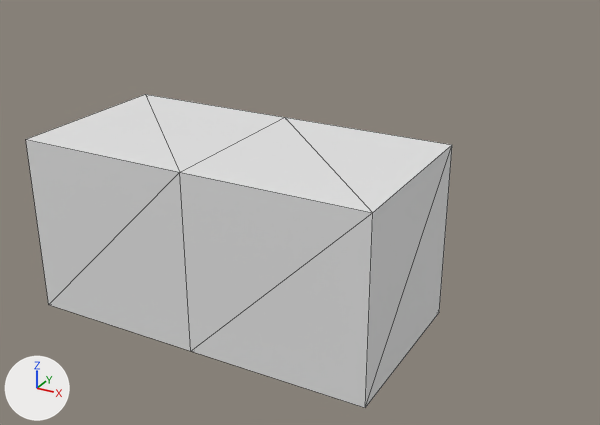
The Blender file RnD/scenes/GLD_scripting.blend as it was, and as the next commit left it.
The view is the same before and after, from a 50 mm lens placed at (5.56, -6.93, 3.82), pointed at (0.53, 2.21, -0.75). The axes (+X, +Y, +Z) are drawn at lower left. The lights are the same throughout. The picture after the commit comes second. Mesh edges are drawn as thin lines.
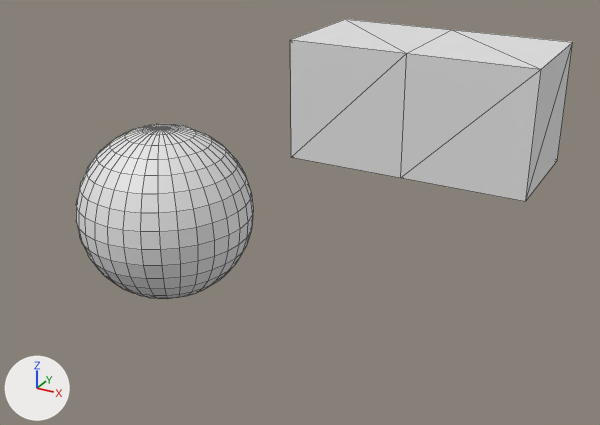
Patch to the scene script:
```diff
--- a/RnD/scenes/GLD_scripting.blend.py
+++ b/RnD/scenes/GLD_scripting.blend.py
@@ me_sphere @@
+me_sphere.from_pydata(...)  # a UV sphere (32 segments, 16 rings, poles along z) spanning x -1.0..1.0, y -1.0..1.0, z -1.0..1.0
@@ ob_cube_007 @@
 ob_cube_007 = bpy.data.objects.new('Cube.007', me_cube)
-ob_cube_007.location = (0.0, 0.0, 0.0)
+ob_cube_007.location = (0.0, 5.68, 0.0)
@@ ob_sphere @@
+ob_sphere = bpy.data.objects.new('Sphere', me_sphere)
+ob_sphere.location = (0.0, 0.0, 0.0)
```

What differs and where, as boxes (x1, y1, x2, y2) in the pictures (600 x 425 px):
'Cube.007', moved
    before: (26, 94, 452, 408)
    after: (290, 19, 573, 201)
'Sphere', added
    after: (76, 124, 253, 299)
